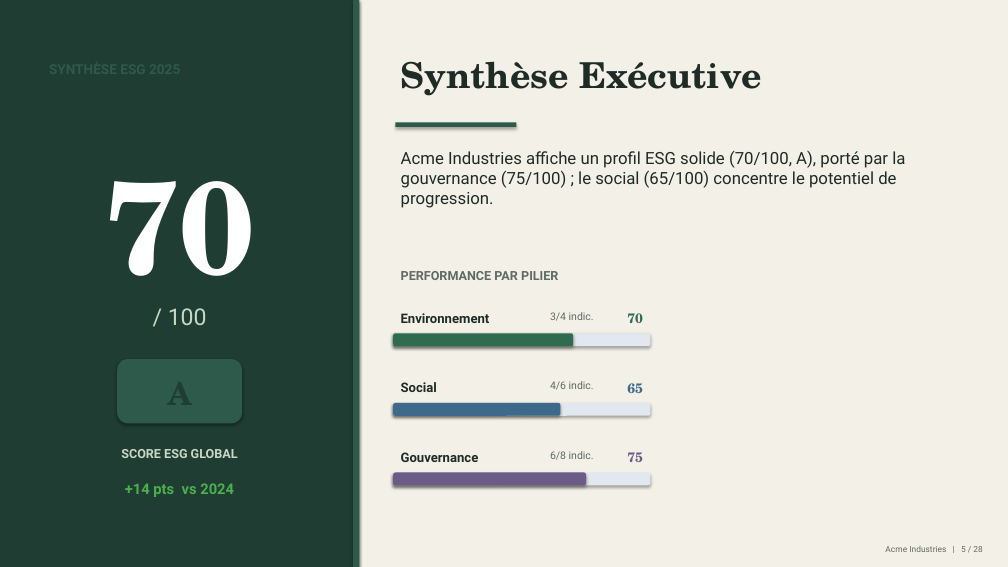
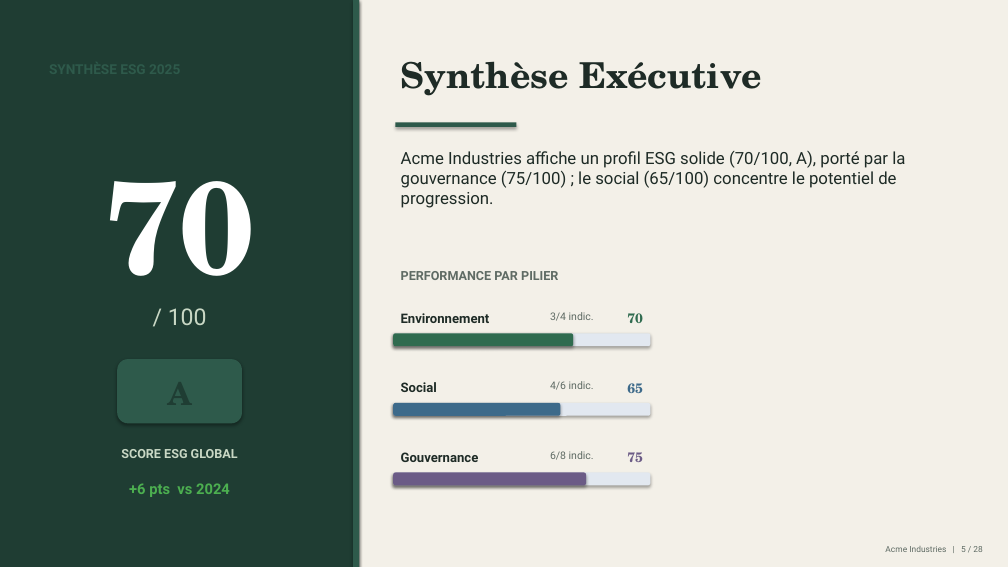
Before and after one commit to mehdiarrais-bot/Ethereal-ESG, a slide deck: slide 5 of examples/Presentation.pptx. Drawn at 1008x567 pixels with LibreOffice and Linux fonts; fonts in the diff are those of the drawing. Boxes give left, top, right and bottom in pixels: in the first picture for what was removed or moved away, otherwise in the second. Text is boxed around its words. In the diff, an @@ line names an element or a change of style, - is before the commit and + after.

```diff
--- a/examples/Presentation.pptx
+++ b/examples/Presentation.pptx
@@ text at [129, 483, 230, 497]: text changed @@
-+14 pts vs 2024
++6 pts vs 2024
```
Also in this commit, not shown: 1 other slide changed, 38 other files.
